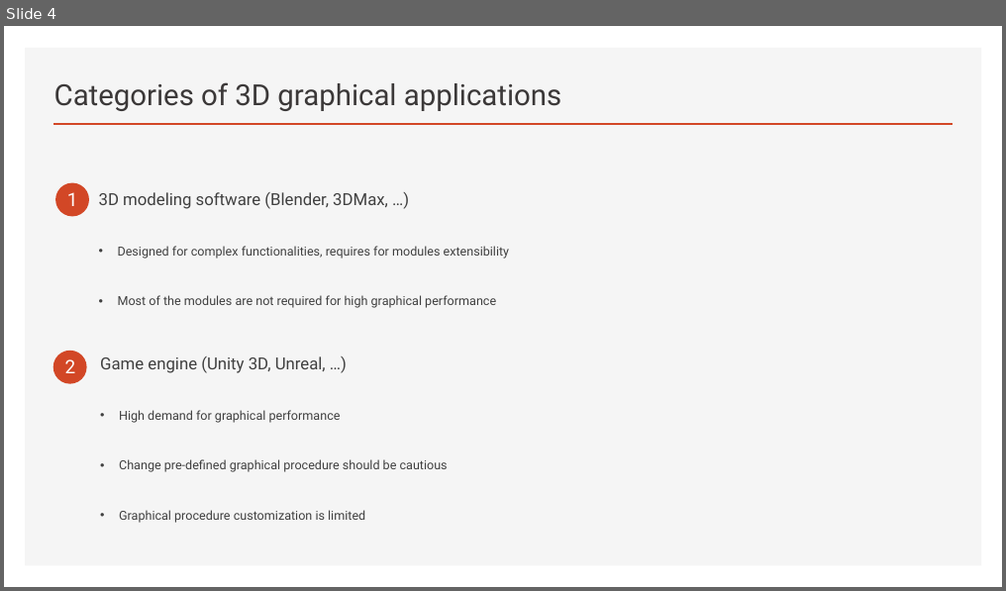
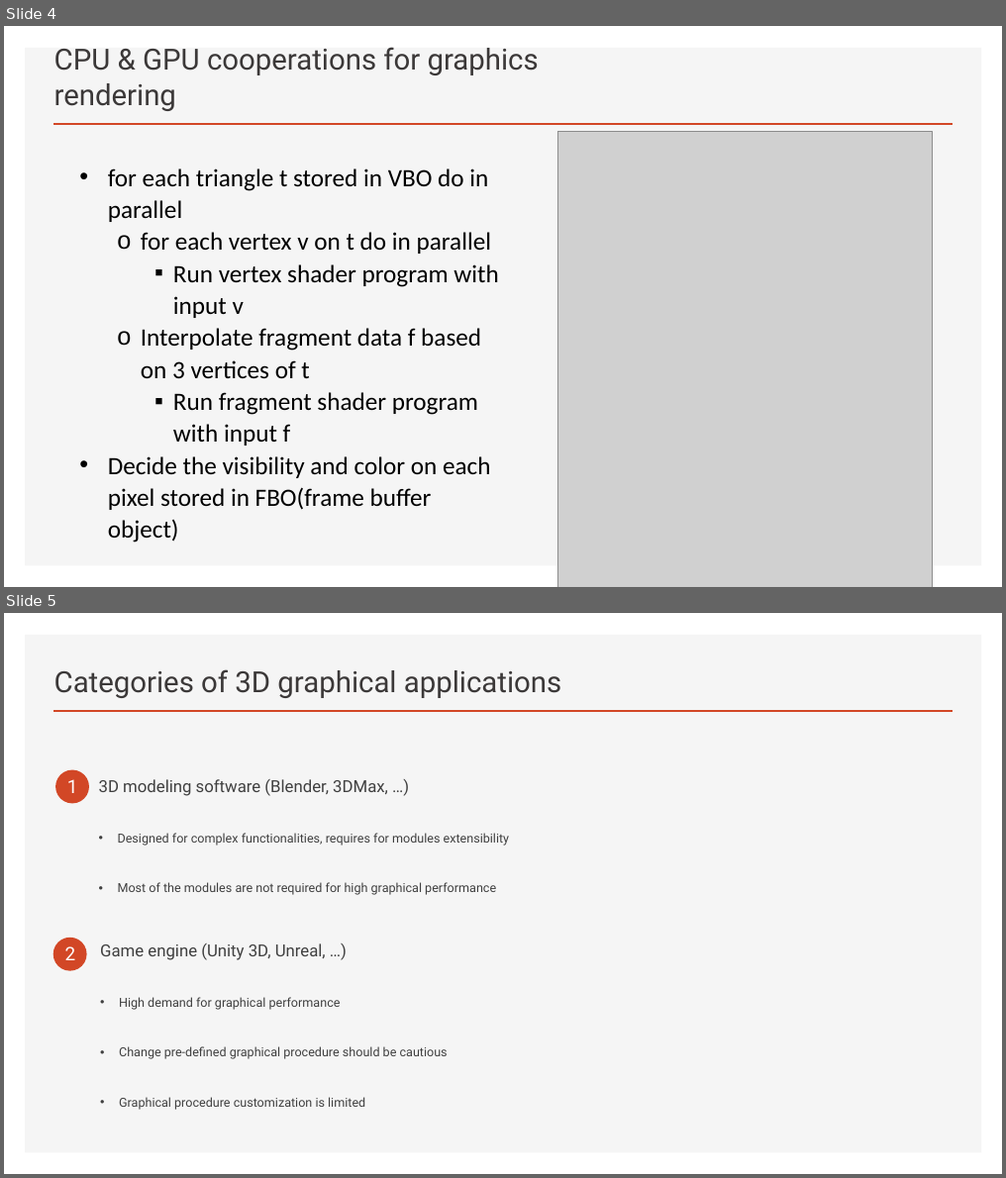
Before and after one commit to wwxhero/graphic_pipeline, a slide deck: Proposal.pptx. Shown one above the other, each under a label of ours: slide 4 before the commit, slides 4 and 5 after it. The pictures are 1006x591 and 1006x1178 pixels, drawn with LibreOffice and Linux fonts; fonts in the diff are those of the drawing; grey boxes stand for pictures. Boxes give left, top, right and bottom in pixels: in the first picture for what was removed or moved away, otherwise in the second. Text is boxed around its words. In the diff, an @@ line names an element or a change of style, - is before the commit and + after.

```diff
--- a/Proposal.pptx
+++ b/Proposal.pptx
@@ slide 4 added at box(4, 26, 1002, 587), background #FFFFFF; not listed: 2 template elements that a slide beside it also shows @@
@@ title added at box(54, 47, 539, 111), 28 pt, text #3B3838 @@
+CPU & GPU cooperations for graphics rendering
@@ picture added at box(558, 132, 933, 587) @@
@@ text added at box(108, 169, 498, 543), 24 pt, text #000000 @@
+• for each triangle t stored in VBO do in parallel
+  o for each vertex v on t do in parallel
+    ▪ Run vertex shader program with input v
+  o Interpolate fragment data f based on 3 vertices of t
+    ▪ Run fragment shader program with input f
+• Decide the visibility and color on each pixel stored in FBO(frame buffer object)
@@ what was slide 4 is now slide 5 @@
```
Also in this commit, not shown: 2 other slides added, 2 slides removed.
